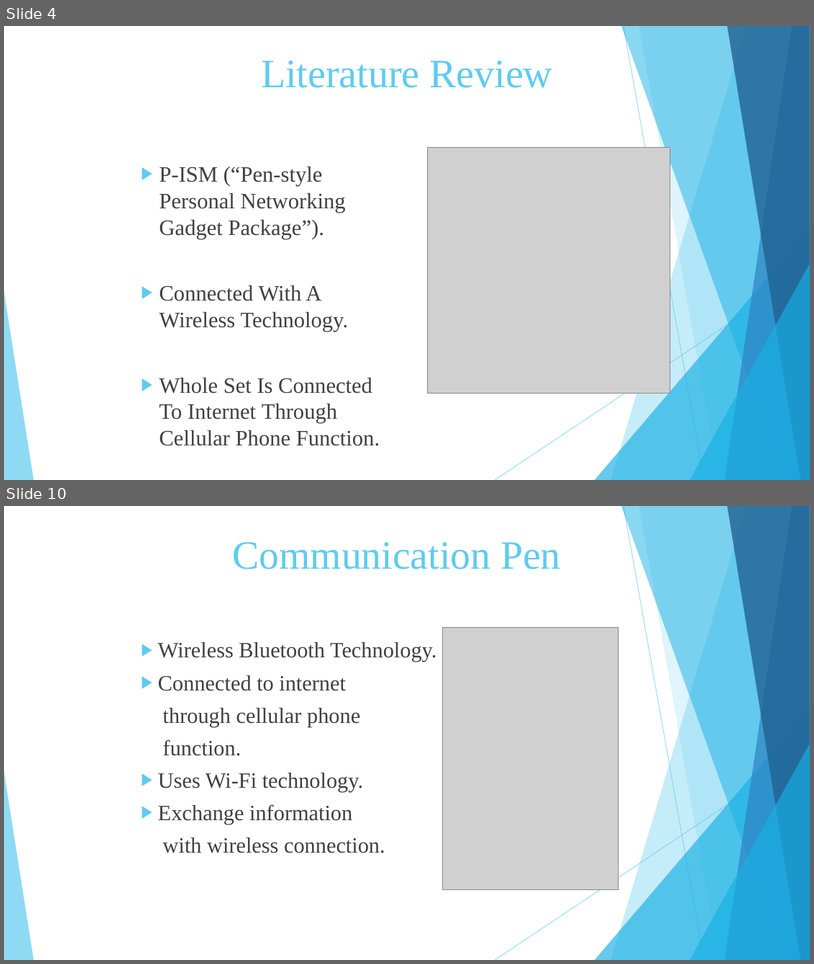
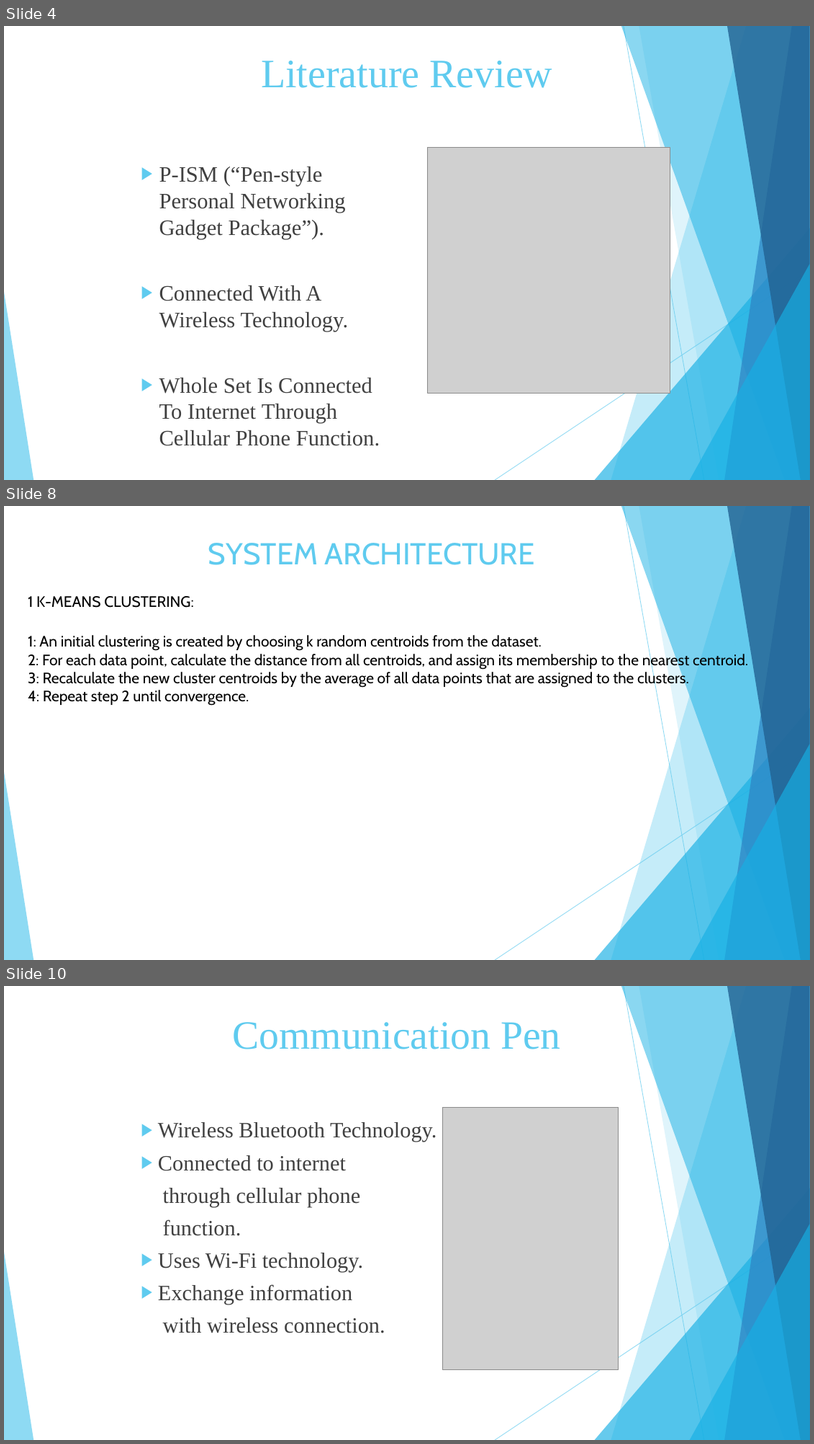
Before and after one commit to Vaibhav-Dharmik/project_reports_final_yr, a slide deck: final_submission_ppt.pptx. Shown one above the other, each under a label of ours: slides 4 and 10 before the commit, slides 4, 8 and 10 after it; the slides between them are not shown. The pictures are 814x964 and 814x1444 pixels, drawn with LibreOffice and Linux fonts; fonts in the diff are those of the drawing; grey boxes stand for pictures. Boxes give left, top, right and bottom in pixels: in the first picture for what was removed or moved away, otherwise in the second. Text is boxed around its words. In the diff, an @@ line names an element or a change of style, - is before the commit and + after.

Commit message:
add data in ppt

```diff
--- a/final_submission_ppt.pptx
+++ b/final_submission_ppt.pptx
@@ slide 8 added at <box>4,506,810,960</box>, background #FFFFFF; not listed: 10 template elements that a slide beside it also shows @@
@@ title added at <box>208,543,535,565</box>, 36 pt, text #5FCBEF @@
+SYSTEM ARCHITECTURE
@@ text added at <box>28,596,194,608</box>, 18 pt, text #000000 @@
+1 K-MEANS CLUSTERING:
@@ text added at <box>28,635,748,705</box>, 18 pt, text #000000 @@
+1: An initial clustering is created by choosing k random centroids from the dataset.
+2: For each data point, calculate the distance from all centroids, and assign its membership to the nearest centroid.
+3: Recalculate the new cluster centroids by the average of all data points that are assigned to the clusters.
+4: Repeat step 2 until convergence.
```
Also in this commit, not shown: 4 other slides added, 5 slides removed, 1 other file.
